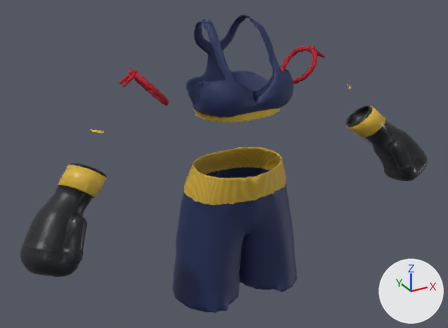
Two versions of the glTF model public/coaches/mma-amara/tenues/muaythai.glb, one commit apart.
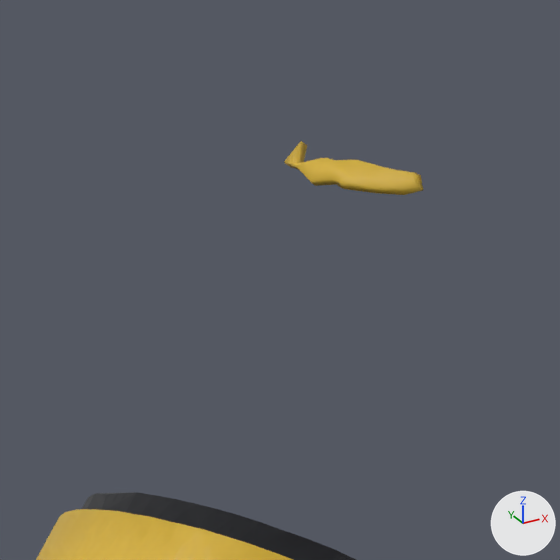
The first picture shows the older version from a 50 mm camera at (-0.857, -1.463, 1.794) aimed at (-0.041, 0.021, 1.052). The close-ups show the older and then the newer version on the part from 14% to 26% of the width and 35% to 52% of the height of that picture. Only the edits that show in the close-ups are written down. Arrows for +X, +Y and +Z are at lower right; the lights stay in place. Where no turn or scale is listed for an object, it has been applied to the vertices. Vertices at exactly the same position are counted once.

Names of what the first close-up shows: 'gant-Right', 'haut-brassiere'.
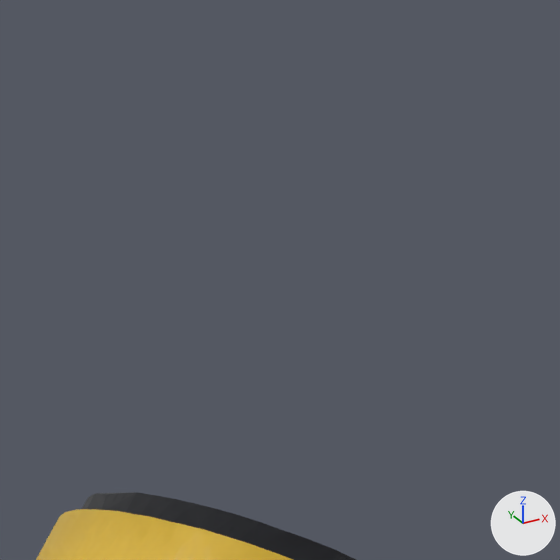
The change, as a list of edits to the scene's bpy script:
```text
Change me_haut_brassiere_002:
    used by ob_haut_brassiere; location = (0.0, 0.0, 0.9233)
    remove me_haut_brassiere_002.from_pydata(...)  # 7022 vertices, 14087 faces; spans x -0.428..0.428, y -0.108..0.155, z 0.285..0.55
    add me_haut_brassiere_002.from_pydata(...)  # 6914 vertices, 13884 faces; spans x -0.145..0.145, y -0.109..0.157, z 0.284..0.552
    me_haut_brassiere_002 part 1: the loose piece of 54 vertices spanning x -0.428..-0.402, y 0.006..0.043, z 0.297..0.304 is deleted
    other edits to the shape of me_haut_brassiere_002 do not show in these pictures
```

What differs and where, as boxes [x1, y1, x2, y2] in the close-ups (560 x 560 px):
'haut-brassiere', reshaped (not visible afterwards): before [284, 141, 423, 195]
